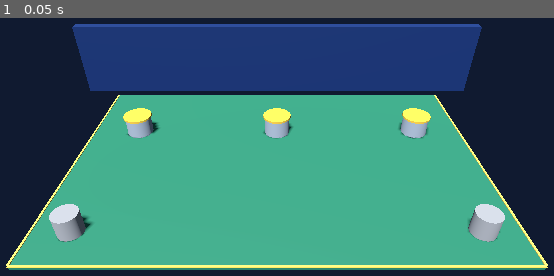
Above: before the commit, frame 1.
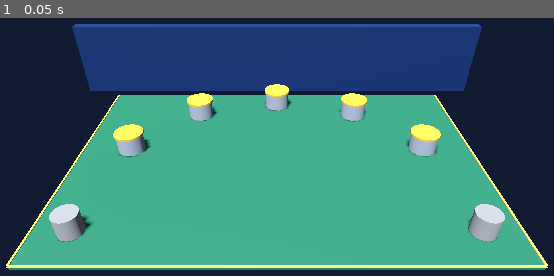
Above: after the commit, the same moment.

Repository: Becksploder2/American-Gladiators-Ultimate-Edition
Game: Godot game, scene res://scenes/powerball_3d.tscn
The game is run twice, just before and just after one commit, with the same random seed, the same clock (stepped at 60 frames per second) and the same inputs. This scene is started directly instead of the project's main scene.
Inputs:
- Up to frame 1 (0.05 s): no input

The runs differ from the first frame. In frame 1, 3.8% of the frame differs, in the area x 20-80%, y 25-55%.

Commit message:
Correct Season 1A 3D Powerball to five semicircular scoring cylinders

Diff:
--- a/scripts/powerball_3d.gd
+++ b/scripts/powerball_3d.gd
@@ -42,9 +42,10 @@
 	_box(self, "Gold perimeter right", Vector3(12, 0.02, 0), Vector3(0.12, 0.04, 16), Color("#e5b84d"))
 	_box(self, "Gold baseline", Vector3(0, 0.02, 8), Vector3(24, 0.04, 0.12), Color("#e5b84d"))
 	_box(self, "Rear arena wall", Vector3(0, 2.5, -9.2), Vector3(29, 5, 0.8), Color("#182c58"))
-	for x in [-9.0, 0.0, 9.0]:
-		_cylinder(self, "Season 1A scoring cylinder", Vector3(x, 0.58, -3.0), 0.8, 1.15, Color("#aab4bf"))
-		_cylinder(self, "Goal rim", Vector3(x, 1.19, -3.0), 0.88, 0.12, Color("#f0c44d"))
+	# Season 1A: five scoring cylinders along the curved end of the half-circle.
+	for goal in [Vector3(-9, 0, -1), Vector3(-5.3, 0, -5.1), Vector3(0, 0, -6.5), Vector3(5.3, 0, -5.1), Vector3(9, 0, -1)]:
+		_cylinder(self, "Season 1A scoring cylinder", goal + Vector3(0, 0.58, 0), 0.8, 1.15, Color("#aab4bf"))
+		_cylinder(self, "Goal rim", goal + Vector3(0, 1.19, 0), 0.88, 0.12, Color("#f0c44d"))
 	for x in [-10.0, 10.0]:
 		_cylinder(self, "Ball rack", Vector3(x, 0.6, 5.9), 0.65, 1.2, Color("#a9a9aa"))
 	for row in range(4):
